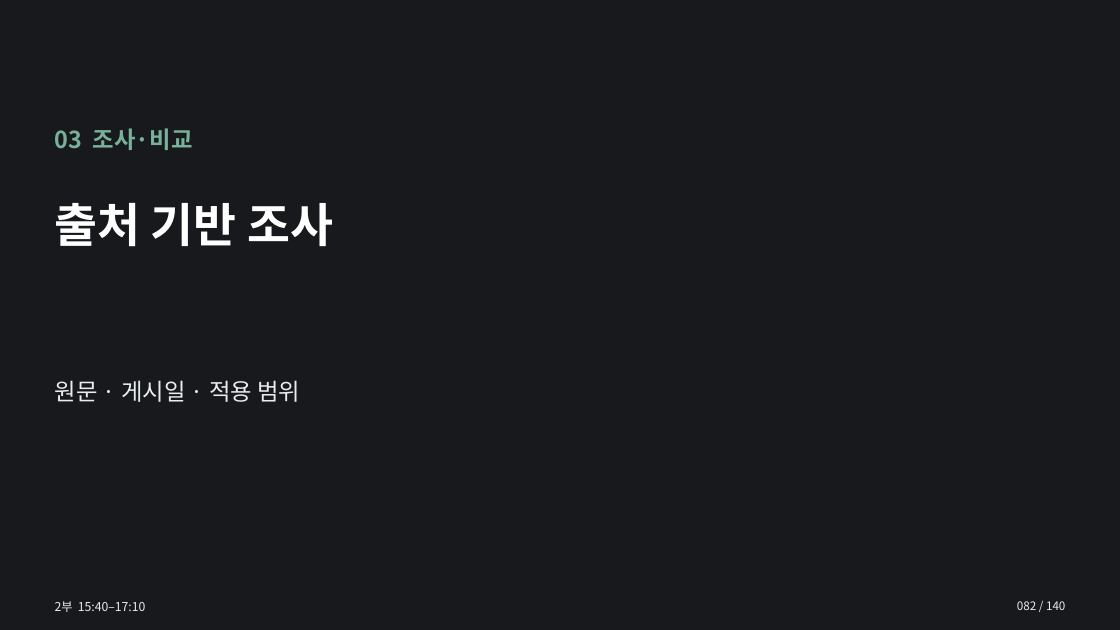
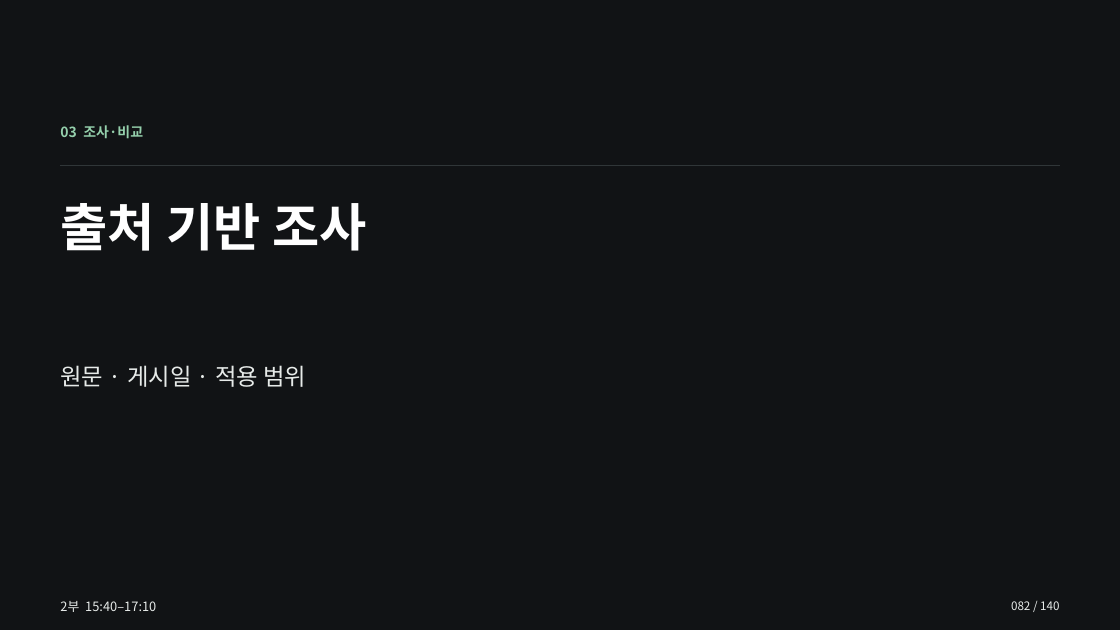
Before and after one commit to smilesjcha/how-to-work-better, a slide deck: slide 82 of lectures/20261007-daeryzen-ai-office/output/daeryzen-ai-office-20261007.pptx. Drawn at 1120x630 pixels with LibreOffice and Linux fonts; fonts in the diff are those of the drawing. Boxes give left, top, right and bottom in pixels: in the first picture for what was removed or moved away, otherwise in the second. Text is boxed around its words. In the diff, an @@ line names an element or a change of style, - is before the commit and + after.

Commit message:
Refactor Daeryzen lecture presentation design

```diff
--- a/lectures/20261007-daeryzen-ai-office/output/daeryzen-ai-office-20261007.pptx
+++ b/lectures/20261007-daeryzen-ai-office/output/daeryzen-ai-office-20261007.pptx
@@ background #17191C to #111315 @@
@@ text "03 조사·비교" at box(60, 125, 143, 139): size 20 to 12 pt, text colour #79B099 to #95D0AC; line spacing 1.12 to 1.1 @@
@@ line added from (60, 166) to (1060, 166), #303638 0.8 pt @@
@@ text "출처 기반 조사" at box(60, 203, 367, 251): size 40 to 44 pt; line spacing 1.12 to 1.1 @@
@@ text "원문 · 게시일 · 적용 ..." at box(60, 365, 306, 387): text colour #E9EDF0 to #E7EBE9; line spacing 1.12 to 1.1 @@
@@ text "원문 · 게시일 · 적용 ...": place and size @@
-text "원문 · 게시일 · 적용 ..." at box(55, 380, 301, 402)
+text "원문 · 게시일 · 적용 ..." at box(60, 365, 306, 387)
@@ text "2부 15:40–17:10" at box(60, 601, 156, 612): size 10.5 to 11 pt, text colour #E9EDF0 to #E7EBE9; line spacing 1.12 to 1.1 @@
@@ text "082 / 140" at box(1011, 601, 1059, 610): text colour #E9EDF0 to #E7EBE9; line spacing 1.12 to 1.1 @@
```
Also in this commit, not shown: 139 other slides changed, 12 other files.
